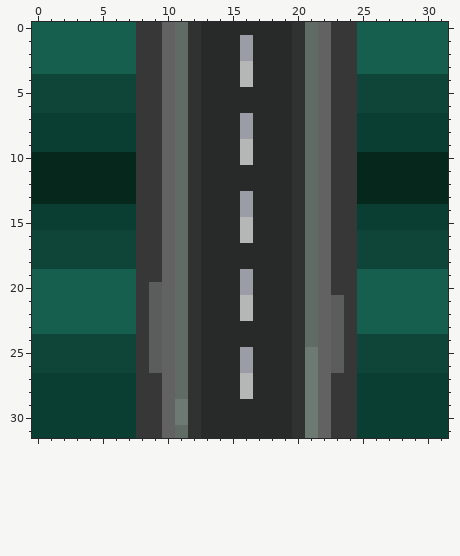
One commit to this pixel-art sprite: sprites/subida.png. Above is the file before it was changed.
The file is 32x32 pixels. Colours within 5 levels of each other are drawn and written as one.
New version:
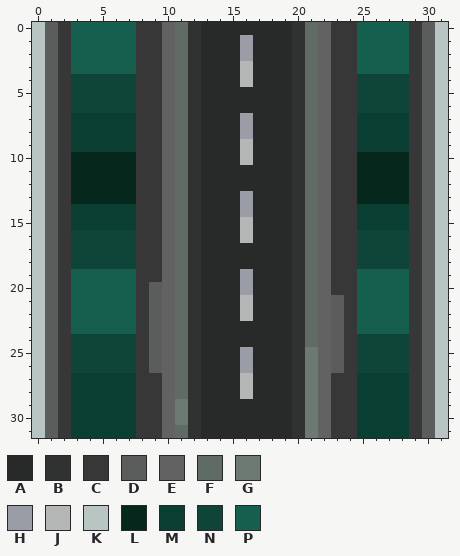
Palette (. is transparent): A #282a29  B #303131  C #373737  D #5a5d5c  E #636262  F #616b66  G #6d7973  H #9a9da6  J #b5b7b6  K #b9c5c2  L #06281c  M #0a3e32  N #0f4539  P #165e4e
Difference:
y 0..3: x 0..2 PPP -> KDC; x 29..31 PPP -> CDK
y 4..6: x 0..2 NNN -> KDC; x 29..31 NNN -> CDK
y 7..9: x 0..2 MMM -> KDC; x 29..31 MMM -> CDK
y 10..13: x 0..2 LLL -> KDC; x 29..31 LLL -> CDK
y 14..15: x 0..2 MMM -> KDC; x 29..31 MMM -> CDK
y 16..18: x 0..2 NNN -> KDC; x 29..31 NNN -> CDK
y 19..23: x 0..2 PPP -> KDC; x 29..31 PPP -> CDK
y 24..26: x 0..2 NNN -> KDC; x 29..31 NNN -> CDK
y 27..31: x 0..2 MMM -> KDC; x 29..31 MMM -> CDK
